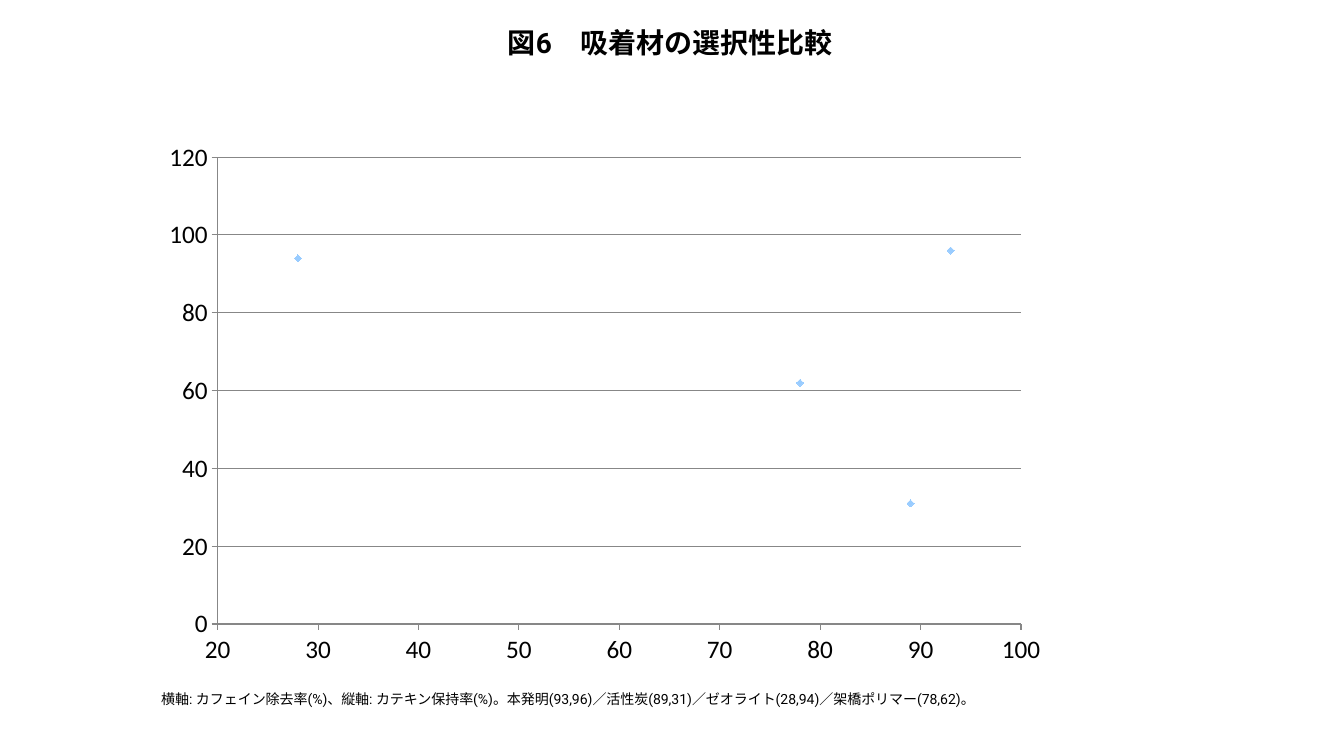
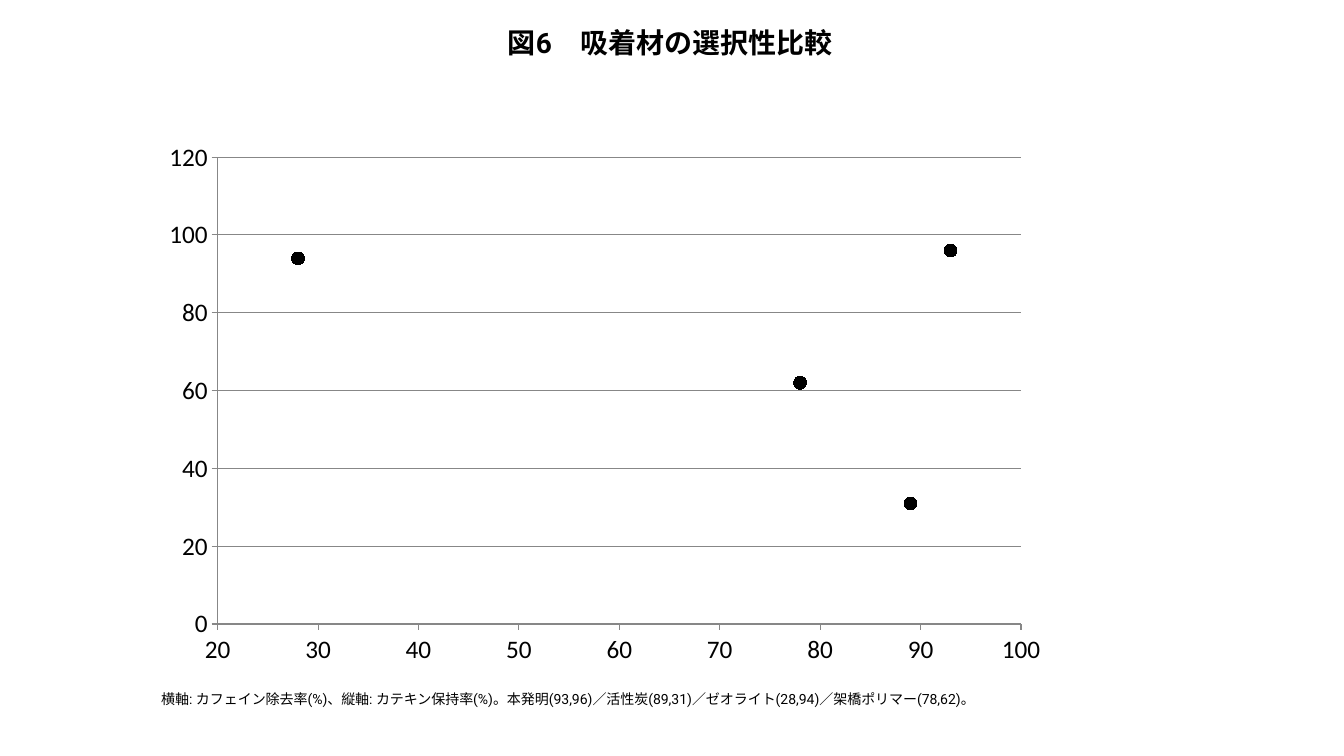
Before and after one commit to bougtoir/medical-accident-its-analysis, a slide deck: slide 6 of montmorillonite_decaf/patent_figures.pptx. Drawn at 1344x756 pixels with LibreOffice and Linux fonts; fonts in the diff are those of the drawing. Boxes give left, top, right and bottom in pixels: in the first picture for what was removed or moved away, otherwise in the second. Text is boxed around its words. In the diff, an @@ line names an element or a change of style, - is before the commit and + after.

```diff
--- a/montmorillonite_decaf/patent_figures.pptx
+++ b/montmorillonite_decaf/patent_figures.pptx
@@ scatter chart at bbox=[151, 131, 1059, 676] @@
@@ colour of Series 1 #4F81BD to #000000 @@
```
Also in this commit, not shown: 4 other slides changed, 9 other files.
